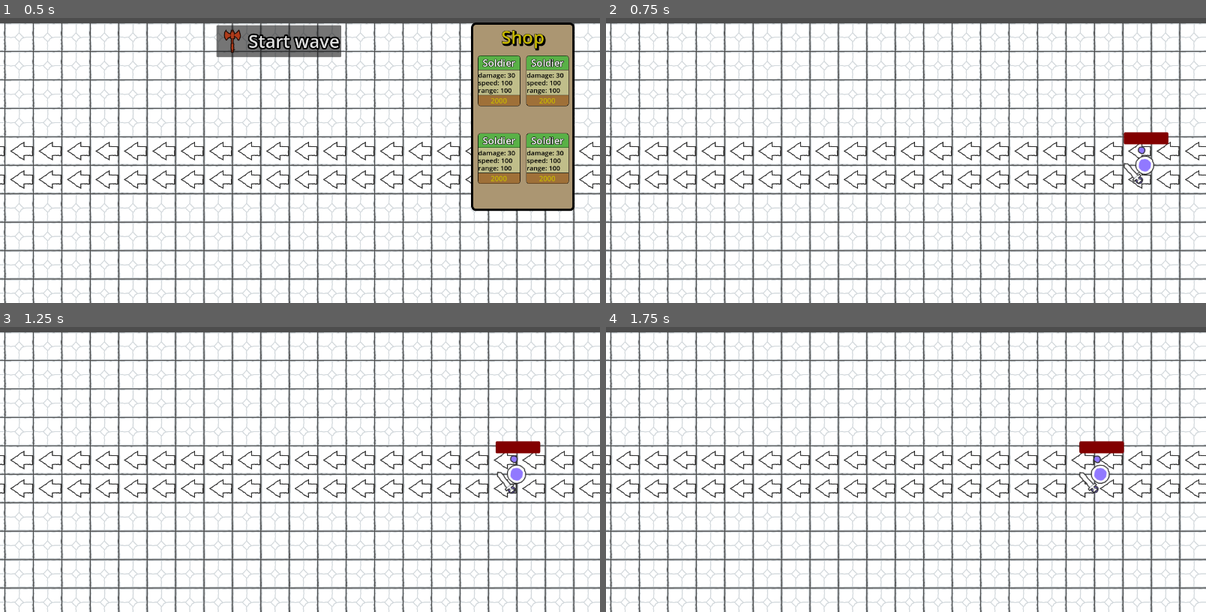
Above: before the commit, frames 1-4 (two rows, left to right).
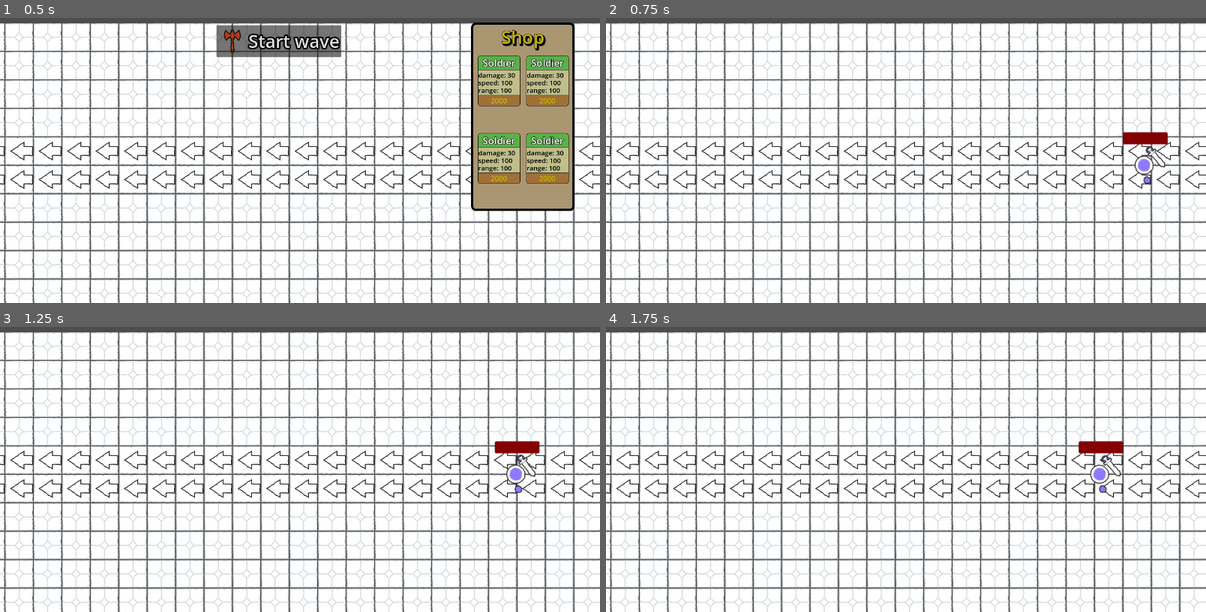
Above: after the commit, the same moments.

Repository: Piggward/guaxgaming
Game: Godot game, scene res://scenes/level.tscn
Two runs of this game, one before a commit and one after it. Both use one fixed random seed, a clock stepped at 60 frames per second and the inputs below.
Inputs (mouse positions are in pixels of both pictures, inside the frame that each line leads up to):
- Up to frame 1 (0.5 s): no input
- Up to frame 2 (0.75 s): click "Start wave" at 0.5 s
- Up to frame 3 (1.25 s): no input
- Up to frame 4 (1.75 s): move the mouse to (1038, 452) at 1.27 s; press the mouse at (1038, 452) at 1.28 s

Frame 1 is identical in both runs. In frame 2, 0.3% of the frame differs, in the area x 86-94%, y 40-59%; in frame 3, 0.3%; in frame 4, 0.3%, in the area x 78-87%, y 40-59%.

Commit message:
lagt till advanced navigation och ändrat npc och states

Diff:
--- a/guax/scenes/allies/basic_ally/soldat.tscn
+++ b/guax/scenes/allies/basic_ally/soldat.tscn
@@ -68,6 +68,7 @@
 }
 
 [sub_resource type="CircleShape2D" id="CircleShape2D_dgxdn"]
+radius = 6.38415
 
 [sub_resource type="StyleBoxFlat" id="StyleBoxFlat_sx3jt"]
 bg_color = Color(0, 0, 0, 1)
@@ -86,7 +87,7 @@
 [node name="Soldat" type="CharacterBody2D"]
 script = ExtResource("1_36jr0")
 cost = 2000
-maxHealth = 100
+maxHealth = 3000
 speed = 100
 attack = ExtResource("2_vdk18")
 title = "Soldier"
@@ -101,8 +102,7 @@
 script = ExtResource("5_de6cq")
 
 [node name="NavigationAgent2D" type="NavigationAgent2D" parent="."]
-avoidance_enabled = true
-radius = 32.32
+radius = 55.19
 max_speed = 50605.1
 
 [node name="CollisionShape2D" type="CollisionShape2D" parent="."]
--- a/guax/scenes/enemies/basic_enemy/basic_enemy.tscn
+++ b/guax/scenes/enemies/basic_enemy/basic_enemy.tscn
@@ -1,11 +1,13 @@
-[gd_scene load_steps=15 format=3 uid="uid://dltmpjt8do3fi"]
+[gd_scene load_steps=17 format=3 uid="uid://dltmpjt8do3fi"]
 
 [ext_resource type="Script" path="res://scripts/enemy.gd" id="1_6ipli"]
 [ext_resource type="PackedScene" uid="uid://coy0k3wst2pcj" path="res://scenes/character_sprites/basic_ally/basic_ally_sprites.tscn" id="1_di6as"]
 [ext_resource type="Script" path="res://scripts/soldat_animation.gd" id="2_8m7dk"]
 [ext_resource type="Resource" uid="uid://evtuf3l5x5cs" path="res://resources/attacks/basic_melee_attack.tres" id="2_y3p08"]
 [ext_resource type="PackedScene" uid="uid://3ya2y1umglwg" path="res://scenes/state_machines/basic_enemy_state_machine.tscn" id="3_jodb8"]
+[ext_resource type="Script" path="res://scripts/advanced_navigation.gd" id="5_okw82"]
 [ext_resource type="Script" path="res://scripts/progress_bar.gd" id="6_fluqm"]
+[ext_resource type="PackedScene" uid="uid://bj5nkpv3d8hoy" path="res://scenes/senses_2d.tscn" id="7_7udlv"]
 
 [sub_resource type="Animation" id="Animation_r3alr"]
 resource_name = "Attack_melee_1"
@@ -171,6 +173,7 @@
 }
 
 [sub_resource type="CircleShape2D" id="CircleShape2D_v38bn"]
+radius = 4.30932
 
 [sub_resource type="CircleShape2D" id="CircleShape2D_pqm7e"]
 
@@ -191,7 +194,7 @@
 [node name="basic_enemy" type="CharacterBody2D"]
 script = ExtResource("1_6ipli")
 bounty = 100
-maxHealth = 150
+maxHealth = 3000
 speed = 100
 attack = ExtResource("2_y3p08")
 title = "BasicEnemy"
@@ -206,9 +209,9 @@
 script = ExtResource("2_8m7dk")
 
 [node name="NavigationAgent2D" type="NavigationAgent2D" parent="."]
-avoidance_enabled = true
 radius = 32.32
 max_speed = 50605.1
+script = ExtResource("5_okw82")
 
 [node name="CollisionShape2D" type="CollisionShape2D" parent="."]
 scale = Vector2(2.19293, 2.28307)
@@ -217,6 +220,7 @@
 [node name="StateMachine" parent="." instance=ExtResource("3_jodb8")]
 
 [node name="Aggrozone" type="Area2D" parent="."]
+collision_mask = 3
 
 [node name="CollisionShape2D" type="CollisionShape2D" parent="Aggrozone"]
 scale = Vector2(25.9531, 23.9933)
@@ -240,4 +244,7 @@
 remote_path = NodePath("../Node2D")
 update_rotation = false
 
+[node name="Senses2d" parent="." instance=ExtResource("7_7udlv")]
+
 [editable path="StateMachine"]
+[editable path="Senses2d"]
--- a/guax/scenes/level.tscn
+++ b/guax/scenes/level.tscn
@@ -1838,6 +1838,7 @@
 shape = SubResource("RectangleShape2D_ukm32")
 
 [node name="AggroZone" type="Area2D" parent="." groups=["Aggrozone", "Placeable"]]
+visible = false
 position = Vector2(449, 322)
 
 [node name="CollisionShape2D" type="CollisionShape2D" parent="AggroZone"]
@@ -1853,6 +1854,7 @@
 shape = SubResource("RectangleShape2D_ggb80")
 
 [node name="NavigationRegion2D" type="NavigationRegion2D" parent="."]
+visible = false
 navigation_polygon = SubResource("NavigationPolygon_man46")
 
 [node name="Shop" parent="." instance=ExtResource("2_b8kgr")]
--- /dev/null
+++ b/guax/scenes/scene_templates/ally_human_template_navigation_test.tscn
@@ -0,0 +1,34 @@
+[gd_scene load_steps=7 format=3 uid="uid://c04vrnuvdtfqt"]
+
+[ext_resource type="PackedScene" uid="uid://bdvto3ukiy0ei" path="res://scenes/scene_templates/ally_template.tscn" id="1_iyvje"]
+[ext_resource type="PackedScene" uid="uid://d3x567lhre2el" path="res://scenes/scene_templates/sprite_template.tscn" id="2_beov4"]
+[ext_resource type="Texture2D" uid="uid://nwmp4xg7e3to" path="res://art/kenney_scribble-dungeons/PNG/Default (64px)/Characters/green_character.png" id="3_kb5ub"]
+[ext_resource type="Texture2D" uid="uid://12lf0mg7wtd3" path="res://art/kenney_scribble-dungeons/PNG/Default (64px)/Characters/green_hand.png" id="4_mw008"]
+[ext_resource type="PackedScene" uid="uid://bec3h70ww5jqj" path="res://scenes/state_machines/basic_state_machine.tscn" id="5_pdktb"]
+
+[sub_resource type="AnimationLibrary" id="AnimationLibrary_o0khq"]
+
+[node name="AllyHumanTemplate" instance=ExtResource("1_iyvje")]
+cost = 2000
+maxHealth = 100
+
+[node name="Root" parent="." index="4" instance=ExtResource("2_beov4")]
+
+[node name="Character Sprite" parent="Root" index="0"]
+texture = ExtResource("3_kb5ub")
+
+[node name="Hand right" parent="Root/Character Sprite" index="0"]
+texture = ExtResource("4_mw008")
+
+[node name="Hand left" parent="Root/Character Sprite" index="1"]
+texture = ExtResource("4_mw008")
+
+[node name="AnimationPlayer" type="AnimationPlayer" parent="." index="5"]
+libraries = {
+"Animations": SubResource("AnimationLibrary_o0khq")
+}
+
+[node name="BasicStateMachine" parent="." index="6" instance=ExtResource("5_pdktb")]
+
+[editable path="Root"]
+[editable path="BasicStateMachine"]
--- a/guax/scenes/scene_templates/npc_template.tscn
+++ b/guax/scenes/scene_templates/npc_template.tscn
@@ -19,3 +19,5 @@
 [node name="RemoteTransform2D" type="RemoteTransform2D" parent="."]
 remote_path = NodePath("../Node2D")
 update_rotation = false
+
+[node name="test" type="Node" parent="."]
--- /dev/null
+++ b/guax/scenes/senses_2d.tscn
@@ -0,0 +1,27 @@
+[gd_scene format=3 uid="uid://bj5nkpv3d8hoy"]
+
+[node name="Senses2d" type="Node2D"]
+
+[node name="01" type="RayCast2D" parent="."]
+target_position = Vector2(0, 70)
+
+[node name="11" type="RayCast2D" parent="."]
+target_position = Vector2(50, 50)
+
+[node name="10" type="RayCast2D" parent="."]
+target_position = Vector2(70, 0)
+
+[node name="1-1" type="RayCast2D" parent="."]
+target_position = Vector2(50, -50)
+
+[node name="0-1" type="RayCast2D" parent="."]
+target_position = Vector2(0, -70)
+
+[node name="-1-1" type="RayCast2D" parent="."]
+target_position = Vector2(-50, -50)
+
+[node name="-10" type="RayCast2D" parent="."]
+target_position = Vector2(-70, 0)
+
+[node name="-11" type="RayCast2D" parent="."]
+target_position = Vector2(-50, 50)
--- /dev/null
+++ b/guax/scripts/advanced_navigation.gd
@@ -0,0 +1,95 @@
+class_name AdvancedNavigation
+extends NavigationAgent2D
+
+
+@onready var npc: Npc = $".."
+var avoidance_update_timer_bool = true
+@export var avoid_update_time:float = 0.5
+var steering_force:Vector2 = Vector2(0,0)
+
+@onready var p0p1: RayCast2D = $"../Senses2d/01"
+@onready var p1p1: RayCast2D = $"../Senses2d/11"
+@onready var p1p0: RayCast2D = $"../Senses2d/10"
+@onready var p1n1: RayCast2D = $"../Senses2d/1-1"
+@onready var p0n1: RayCast2D = $"../Senses2d/0-1"
+@onready var n1n1: RayCast2D = $"../Senses2d/-1-1"
+@onready var n1p0: RayCast2D = $"../Senses2d/-10"
+@onready var n1p1: RayCast2D = $"../Senses2d/-11"
+#NAVIGATION
+func _ready():
+	navigation_finished.connect(_on_nav_finished)
+	velocity_computed.connect(_on_navigation_agent_2d_velocity_computed)
+
+func calculate_velocity(target_position:Vector2):
+	set_agent_target(target_position)
+
+
+	#calculateNewVelocityTarget()
+	var next_path_pos = get_next_path_position()
+	var direction = npc.global_position.direction_to(next_path_pos).normalized()
+
+	avoid_bool_timer()
+
+	if(avoidance_update_timer_bool):
+		steering_force = calculate_steering_force(next_path_pos)
+		print_debug(steering_force)
+	var new_velocity = ((direction+steering_force*4)).normalized() * npc.speed
+	npc.velocity = new_velocity
+
+
+func stand_still():
+	velocity=Vector2.ZERO
+
+func set_agent_target(target_position:Vector2):
+	self.target_position = target_position
+
+func _on_nav_finished():
+	pass
+
+func _on_navigation_agent_2d_velocity_computed(safe_velocity):
+	pass
+
+func calculate_steering_force(target_position:Vector2):
+	avoidance_update_timer_bool = false
+	var normalized_target_vector = (target_position - npc.global_position).normalized()
+	var direction_array = [Vector2(0,1).normalized(),Vector2(1,1).normalized(),Vector2(1,0).normalized(),Vector2(1,-1).normalized(),Vector2(0,-1).normalized(),Vector2(-1,-1).normalized(),Vector2(-1,0).normalized(),Vector2(-1,1).normalized()]
+	var intrest_array = [1,1,1,1,1,1,1,1]
+
+	for i in intrest_array.size():
+		intrest_array[i] = normalized_target_vector.dot(direction_array[i])
+
+	var obstacle_array = [0,0,0,0,0,0,0,0]
+	var ray_array = [p0p1,p1p1,p1p0,p1n1,p0n1,n1n1,n1p0,n1p1]
+	var i = 0
+	for ray in ray_array:
+		if (ray.is_colliding()):
+				obstacle_array[i] = 5
+				if(i+1 == ray_array.size()):
+					obstacle_array[i-1] = 5
+					obstacle_array[0] = 5
+				elif(i == 0):
+					obstacle_array[i+1] = 5
+					obstacle_array[ray_array.size()-1] = 5
+				else:
+					obstacle_array[i+1] = 5
+					obstacle_array[i-1] = 5
+		i +=1
+
+	var context_array = intrest_array
+
+	for ii in context_array.size():
+		context_array[ii] = intrest_array[ii] - obstacle_array[ii]
+
+	var correct_value = 0
+	i = 0
+	for context_value in context_array:
+		if(context_value == context_array.max()):
+			correct_value = i
+		i +=1
+	var steering_force_local = ((direction_array[correct_value])+npc.velocity.normalized()).normalized()
+	return steering_force_local
+
+func avoid_bool_timer():
+	await get_tree().create_timer(1).timeout #avoid_update_time funkar ej här? hårdkodar 1
+	avoidance_update_timer_bool = true
+	print_debug("nu")
--- a/guax/scripts/npc.gd
+++ b/guax/scripts/npc.gd
@@ -9,11 +9,10 @@
 @export var attack: Attack
 @export var title: String
 
-#Navagent logic
-@onready var nav_agent = $NavigationAgent2D
-var targetReached = false
+#navigation
+@onready var advanced_navigation: AdvancedNavigation = $NavigationAgent2D
 
-var target:Npc
+var target:Npc #STATES USES THIS, DO NOT DELETE
 var aggrozone: Area2D
 
 #Statemachine
@@ -34,16 +33,13 @@
 # Called when the node enters the scene tree for the first time.
 func _ready():
 	currentHealth = maxHealth
-	make_path(position)
+	advanced_navigation.set_agent_target(position)
 	state_machine.init(self)
 	set_placeholder()
 
 func _physics_process(delta: float) -> void:
 	state_machine.act()
 	move_and_slide()
-
-func make_path(target: Vector2):
-	nav_agent.target_position = target
 
 func take_damage(damageTaken:int):
 	currentHealth -= damageTaken
@@ -78,3 +74,13 @@
 	if placeholder == null:
 		set_placeholder()
 	return placeholder
+
+#States call this to move character in direction
+func calculate_velocity_towards_target(target_position:Vector2):
+	advanced_navigation.calculate_velocity(target_position)
+	#rotate_towards_target(target_position)
+func stand_still():
+	advanced_navigation.stand_still()
+
+func rotate_towards_target(target_position:Vector2):
+	look_at(target_position)
--- a/guax/scripts/npc_states/ally_states/basic_attacking_state.gd
+++ b/guax/scripts/npc_states/ally_states/basic_attacking_state.gd
@@ -15,7 +15,8 @@
 		transition_requested.emit(self, NpcState.State.HUNTING)
 		return
 
-	rotate_towards_target(npc.target)
+	npc.rotate_towards_target(npc.target.global_position)
+	npc.stand_still()
 
 
 func enter():
@@ -39,6 +40,3 @@
 
 func deal_damage():
 	npc.target.take_damage(npc.attack.damage)
-
-func rotate_towards_target(target:Npc):
-	npc.look_at(target.global_position)
--- a/guax/scripts/npc_states/ally_states/basic_hunting_state.gd
+++ b/guax/scripts/npc_states/ally_states/basic_hunting_state.gd
@@ -12,18 +12,14 @@
 		npc.target = target
 		transition_requested.emit(self, NpcState.State.ATTACKING)
 		return
-	set_agent_target(target)
-	calculateNewVelocityTarget()
-	rotate_towards_target(target)
+	npc.calculate_velocity_towards_target(target.global_position)
+
+func enter():
+	pass
 
 
-func enter():
-	npc.nav_agent.navigation_finished.connect(_on_nav_finished)
-	npc.nav_agent.velocity_computed.connect(_on_navigation_agent_2d_velocity_computed)
-
 func exit():
-	npc.nav_agent.navigation_finished.disconnect(_on_nav_finished)
-	npc.nav_agent.velocity_computed.disconnect(_on_navigation_agent_2d_velocity_computed)
+	pass
 
 func find_targets()-> Array[Npc]:
 	var found_enemies: Array[Npc]
@@ -44,20 +40,7 @@
 
 	return target
 
-func set_agent_target(targetEnemy:Npc):
-	npc.make_path(targetEnemy.global_position)
 
-func _on_nav_finished():
-	pass
-
-func _on_navigation_agent_2d_velocity_computed(safe_velocity):
-	npc.velocity = npc.velocity.move_toward(safe_velocity,1000)
-
-func calculateNewVelocityTarget():
-	var next_path_pos = npc.nav_agent.get_next_path_position()
-	var direction = npc.global_position.direction_to(next_path_pos)
-	var new_velocity = direction * npc.speed
-	npc.nav_agent.velocity = new_velocity
 
 func is_target_in_range(targetEnemy:Npc)->bool:
 	var distance = (targetEnemy.global_position-npc.global_position).length()
@@ -65,6 +48,3 @@
 		return true
 	else:
 		return false
-
-func rotate_towards_target(target:Npc):
-	npc.look_at(target.global_position)
--- a/guax/scripts/npc_states/ally_states/basic_idle_state.gd
+++ b/guax/scripts/npc_states/ally_states/basic_idle_state.gd
@@ -11,7 +11,7 @@
 	transition_requested.emit(self, NpcState.State.HUNTING)
 
 func enter():
-	npc.make_path(npc.global_position)
+	#npc.set_agent_target(npc.global_position)
 	npc.play_animation("Idle")
 	# Maybe there is a better way, but if velocity is not reset to zero, then the character will keep moving while in idle.
 	npc.velocity = Vector2.ZERO
--- a/guax/scripts/npc_states/enemy_states/basic_enemy_hunting_state.gd
+++ b/guax/scripts/npc_states/enemy_states/basic_enemy_hunting_state.gd
@@ -11,18 +11,14 @@
 		npc.target = target
 		transition_requested.emit(self, NpcState.State.ATTACKING)
 		return
-	set_agent_target(target)
-	calculateNewVelocityTarget()
-	rotate_towards_target(target)
+	npc.calculate_velocity_towards_target(target.global_position)
 
 
 func enter():
-	npc.nav_agent.navigation_finished.connect(_on_nav_finished)
-	npc.nav_agent.velocity_computed.connect(_on_navigation_agent_2d_velocity_computed)
+	pass
 
 func exit():
-	npc.nav_agent.navigation_finished.disconnect(_on_nav_finished)
-	npc.nav_agent.velocity_computed.disconnect(_on_navigation_agent_2d_velocity_computed)
+	pass
 
 func find_targets()-> Array[Npc]:
 	var found_enemies: Array[Npc]
@@ -43,20 +39,7 @@
 
 	return target
 
-func set_agent_target(targetEnemy:Npc):
-	npc.make_path(targetEnemy.global_position)
 
-func _on_nav_finished():
-	pass
-
-func _on_navigation_agent_2d_velocity_computed(safe_velocity):
-	npc.velocity = npc.velocity.move_toward(safe_velocity,1000)
-
-func calculateNewVelocityTarget():
-	var next_path_pos = npc.nav_agent.get_next_path_position()
-	var direction = npc.global_position.direction_to(next_path_pos)
-	var new_velocity = direction * npc.speed
-	npc.nav_agent.velocity = new_velocity
 
 func is_target_in_range(targetEnemy:Npc)->bool:
 	var distance = (targetEnemy.global_position-npc.global_position).length()
@@ -64,6 +47,3 @@
 		return true
 	else:
 		return false
-
-func rotate_towards_target(target:Npc):
-	npc.look_at(target.global_position)
--- a/guax/scripts/npc_states/enemy_states/basic_enemy_idle_state.gd
+++ b/guax/scripts/npc_states/enemy_states/basic_enemy_idle_state.gd
@@ -4,21 +4,16 @@
 func act():
 	var enemies: Array[Npc] = find_targets()
 	if enemies.is_empty():
-		calculateNewVelocityTarget()
-		rotate_towards_direction(Vector2(26,npc.global_position.y))
+		npc.calculate_velocity_towards_target(Vector2(26,npc.global_position.y))
 		return
 
 	transition_requested.emit(self, NpcState.State.HUNTING)
 
 func enter():
-	npc.make_path(Vector2(26,npc.global_position.y))
 	npc.play_animation("Idle")
-	npc.nav_agent.navigation_finished.connect(_on_nav_finished)
-	npc.nav_agent.velocity_computed.connect(_on_navigation_agent_2d_velocity_computed)
 
 func exit():
-	npc.nav_agent.navigation_finished.disconnect(_on_nav_finished)
-	npc.nav_agent.velocity_computed.disconnect(_on_navigation_agent_2d_velocity_computed)
+	pass
 
 func find_targets()-> Array[Npc]:
 	var found_enemies: Array[Npc]
@@ -27,18 +22,3 @@
 		if (body is Ally and self.npc is Enemy) or (body is Enemy and self.npc is Ally):
 			found_enemies.append(body)
 	return found_enemies
-
-func _on_navigation_agent_2d_velocity_computed(safe_velocity):
-	npc.velocity = npc.velocity.move_toward(safe_velocity,1000)
-
-func _on_nav_finished():
-	pass
-
-func calculateNewVelocityTarget():
-	var next_path_pos = npc.nav_agent.get_next_path_position()
-	var direction = npc.global_position.direction_to(next_path_pos)
-	var new_velocity = direction * npc.speed
-	npc.nav_agent.velocity = new_velocity
-
-func rotate_towards_direction(dir:Vector2):
-	npc.look_at(dir)
